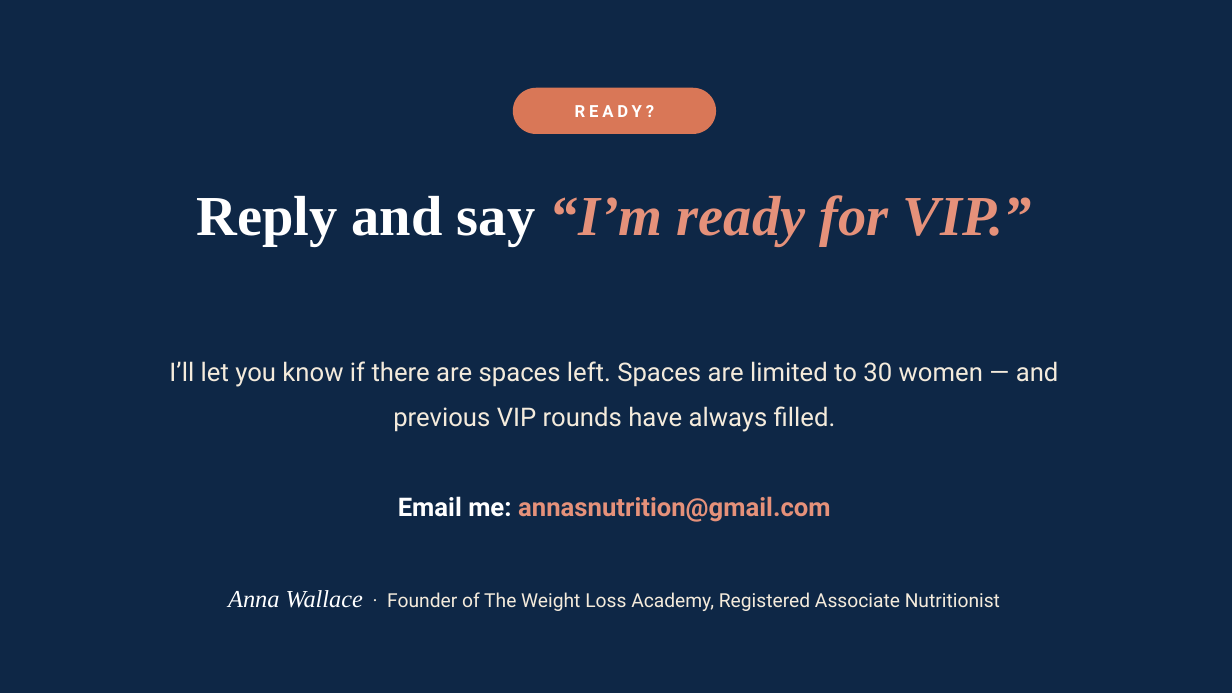
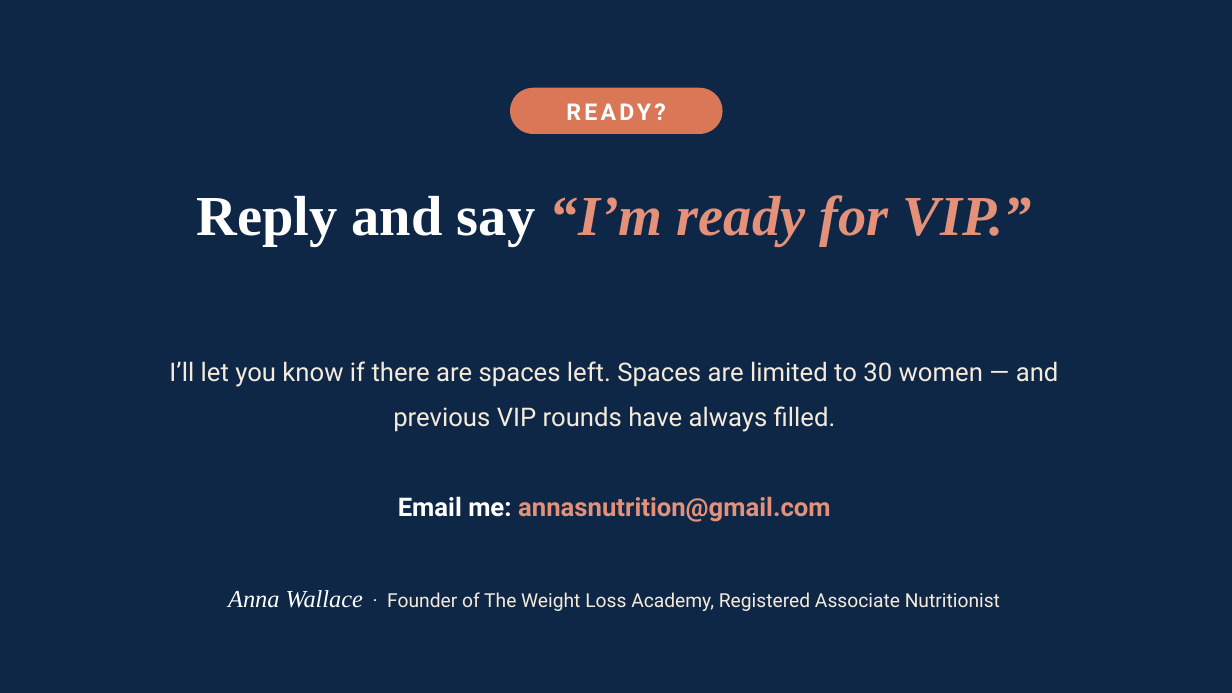
Before and after one commit to WeAreWLA/21-day-reset, a slide deck: slide 22 of wla-vip-121-deck.pptx. Drawn at 1232x693 pixels with LibreOffice and Linux fonts; fonts in the diff are those of the drawing. Boxes give left, top, right and bottom in pixels: in the first picture for what was removed or moved away, otherwise in the second. Text is boxed around its words. In the diff, an @@ line names an element or a change of style, - is before the commit and + after.

```diff
--- a/wla-vip-121-deck.pptx
+++ b/wla-vip-121-deck.pptx
@@ rounded rectangle "READY?": place and size @@
-rounded rectangle "READY?" at (513, 88, 716, 134)
+rounded rectangle "READY?" at (510, 88, 723, 134)
@@ rounded rectangle "READY?" at (510, 88, 723, 134): size 13 to 18 pt, letter spacing 3 to 2.5 pt @@
```
Also in this commit, not shown: 17 other slides changed, 2 slides added, 2 slides removed, 1 other file.
